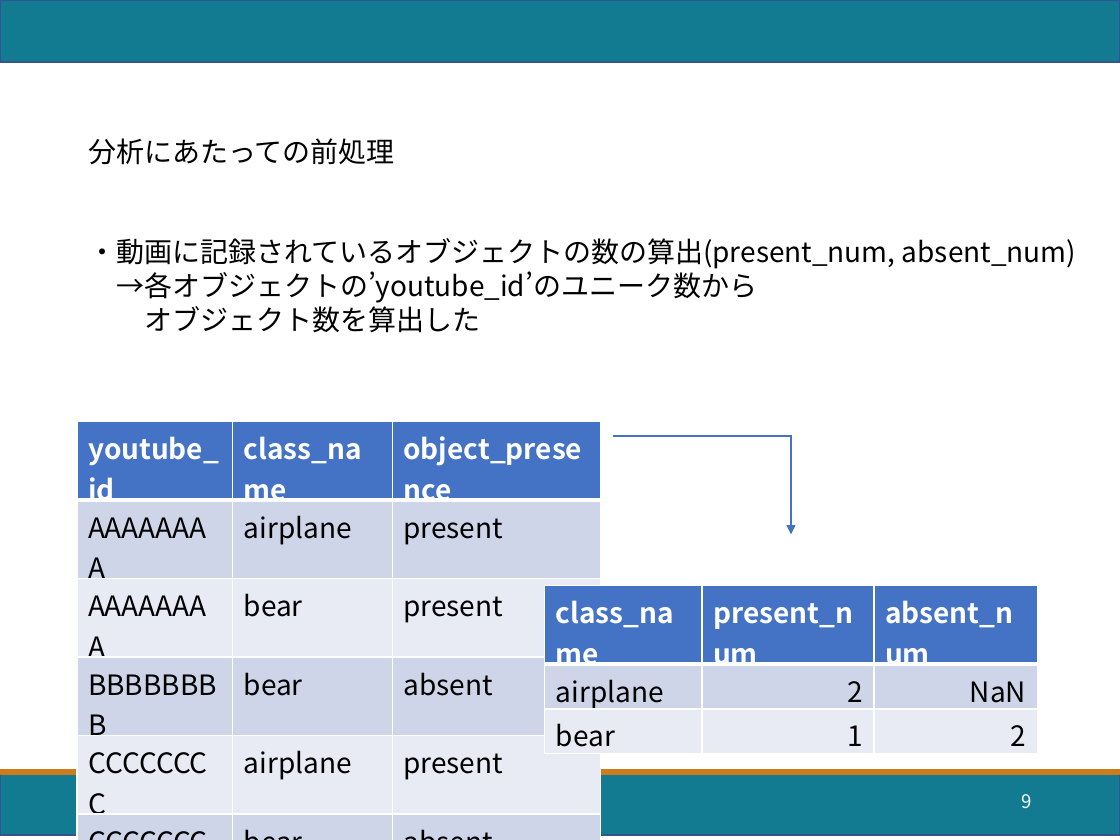
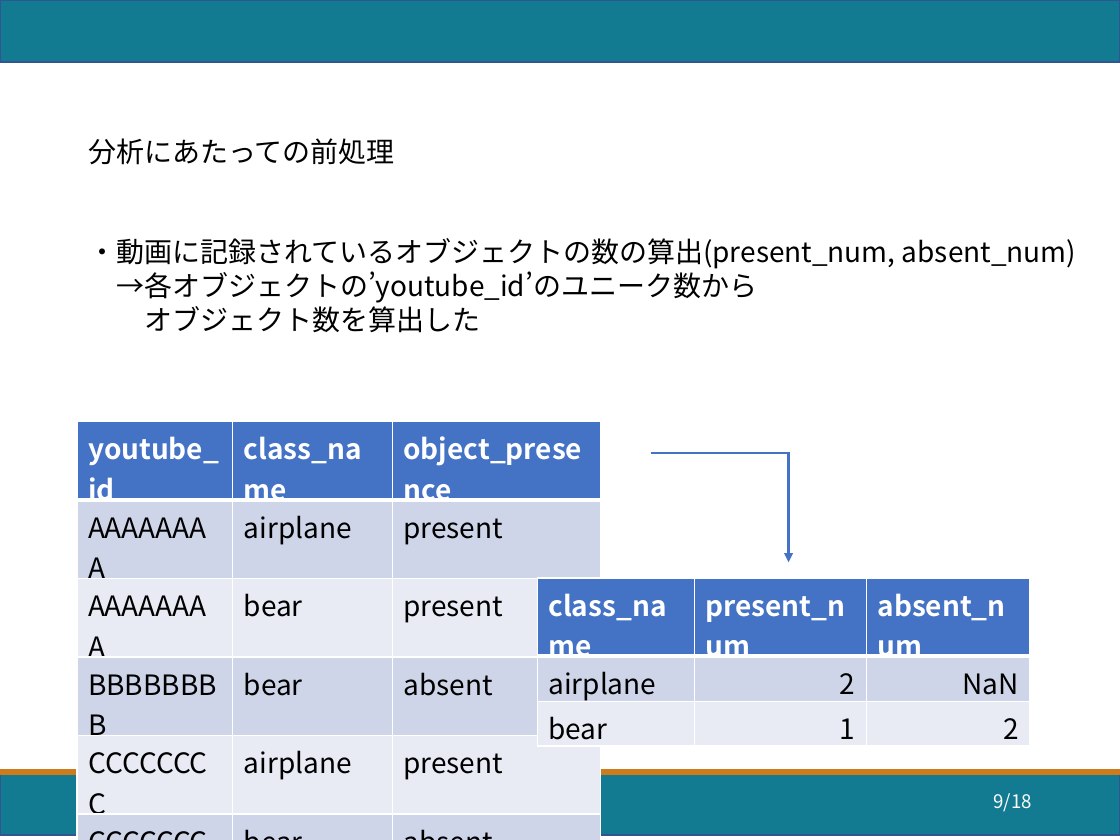
Before and after one commit to chikarahirai/file_upl0ader, a slide deck: slide 9 of 分析自習_v0,1.pptx. Drawn at 1120x840 pixels with LibreOffice and Linux fonts; fonts in the diff are those of the drawing. Boxes give left, top, right and bottom in pixels: in the first picture for what was removed or moved away, otherwise in the second. Text is boxed around its words. In the diff, an @@ line names an element or a change of style, - is before the commit and + after.

```diff
--- a/分析自習_v0,1.pptx
+++ b/分析自習_v0,1.pptx
@@ elbow arrow moved from (613, 436) - (791, 534) to (651, 454) - (788, 562) @@
@@ table: place and size @@
-table at [544, 586, 1037, 751]
+table at [538, 578, 1030, 744]
@@ page number at [993, 793, 1031, 812]: text changed @@
-9
+9/18
```
Also in this commit, not shown: 11 other slides changed, 1 slide added, 1 other file.
